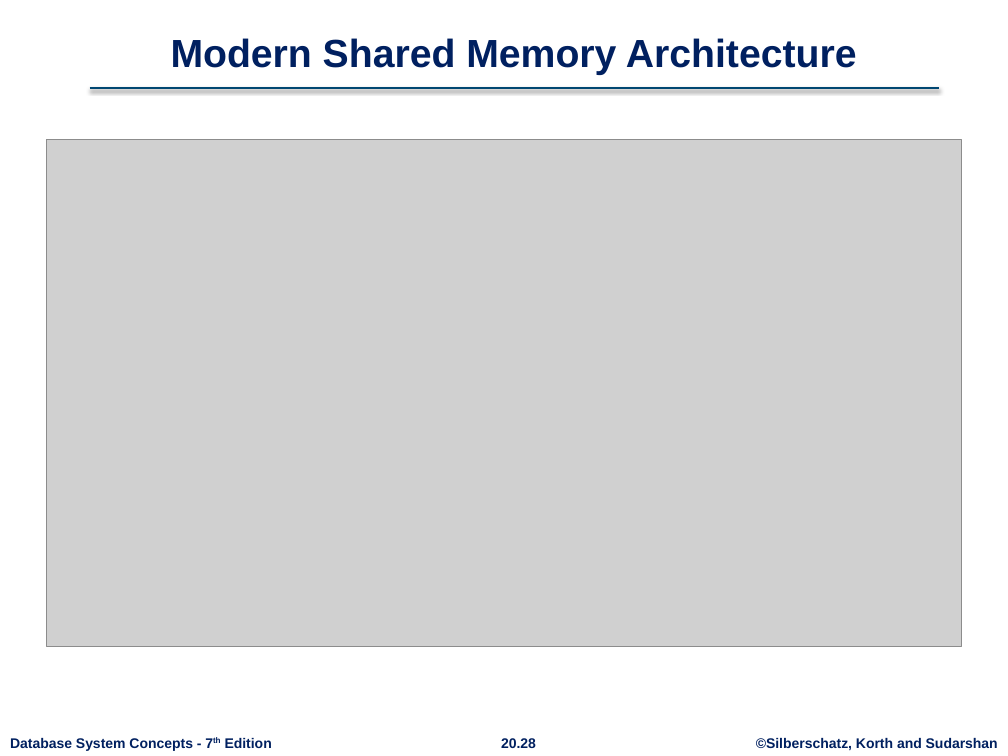
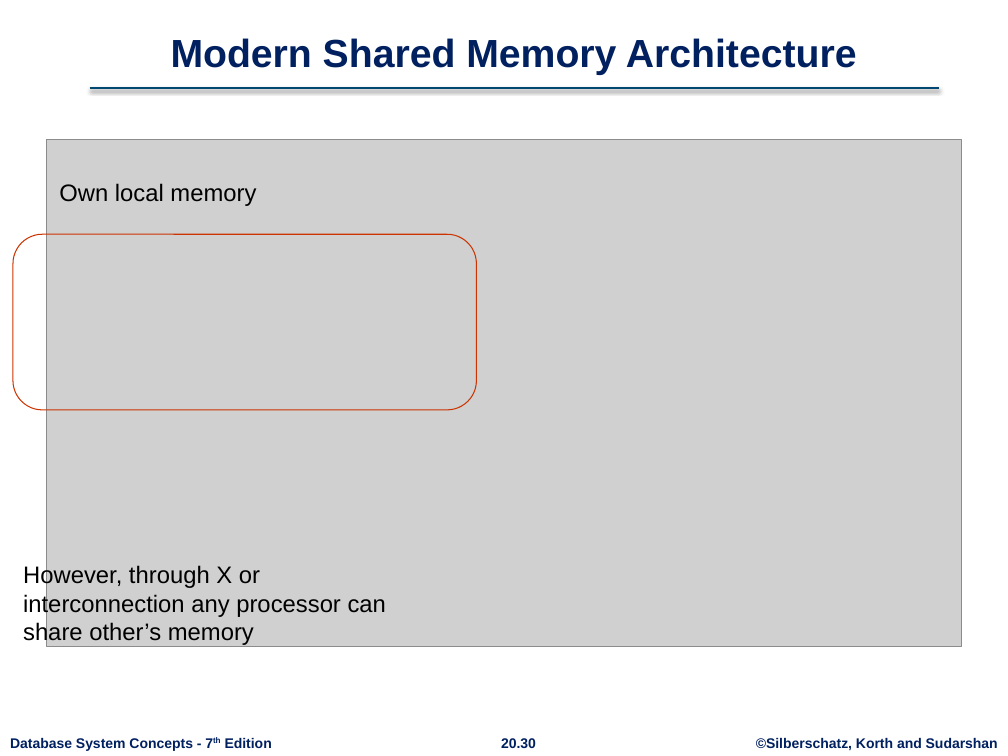
Before and after one commit to rizveeredwan/course-contents, a slide deck: slide 30 of CSE-3104/Slides/ch20.pptx (slide 28 before the commit). Drawn at 1008x756 pixels with LibreOffice and Linux fonts; fonts in the diff are those of the drawing; grey boxes stand for pictures; background and template pictures are left out. Boxes give left, top, right and bottom in pixels: in the first picture for what was removed or moved away, otherwise in the second. Text is boxed around its words. In the diff, an @@ line names an element or a change of style, - is before the commit and + after.

```diff
--- a/CSE-3104/Slides/ch20.pptx
+++ b/CSE-3104/Slides/ch20.pptx
@@ text added at (x1=59, y1=183, x2=256, y2=206), 17 pt, text #000000 @@
+Own local memory
@@ rounded rectangle added at (x1=13, y1=234, x2=477, y2=409), outline #CC3300 0.75 pt @@
@@ text added at (x1=23, y1=564, x2=386, y2=646), 17 pt, text #000000 @@
+However, through X or interconnection any processor can share other’s memory
@@ page number at (x1=501, y1=738, x2=536, y2=748): text changed @@
-20.28
+20.30
```
Also in this commit, not shown: 9 other slides changed, 4 slides added, 2 slides removed.
